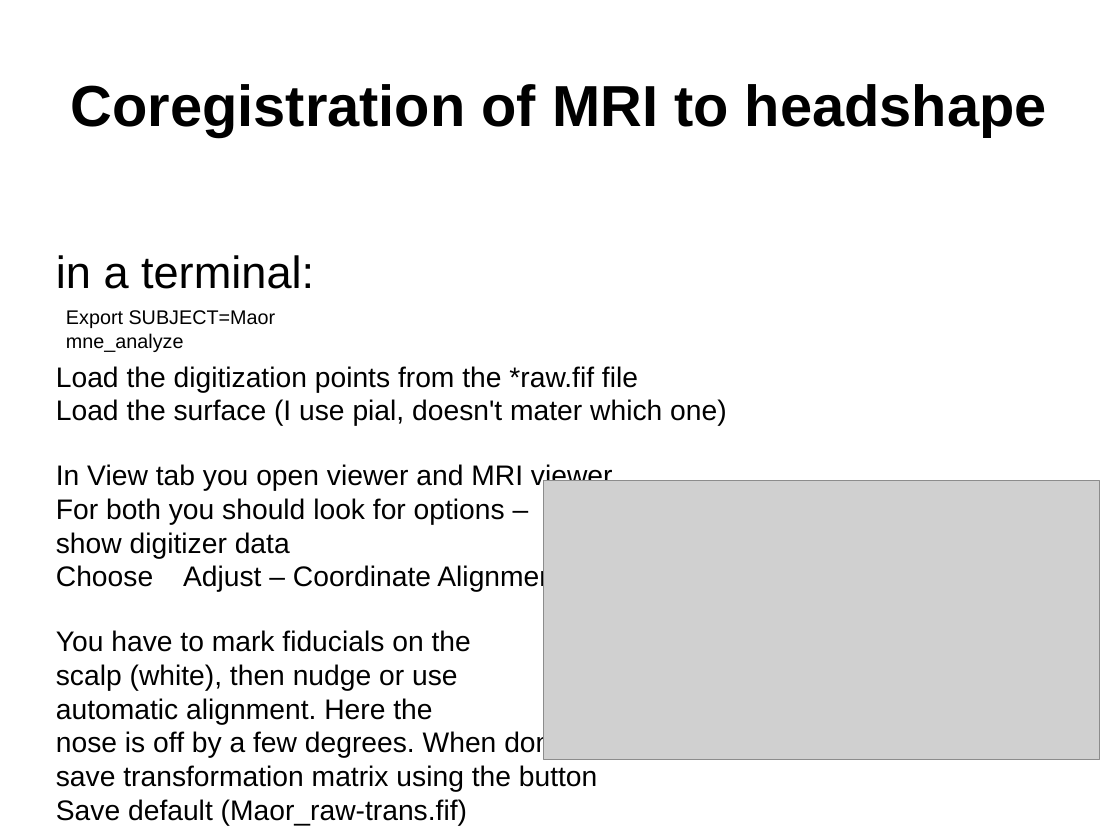
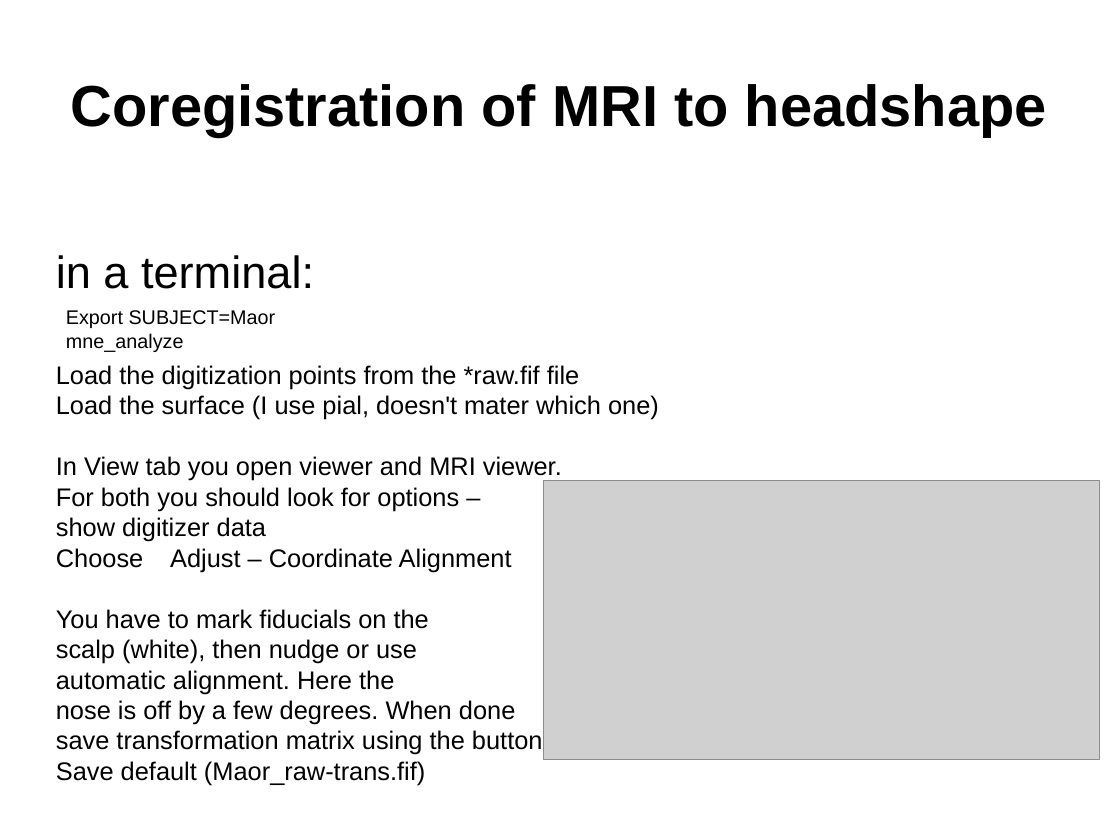
Before and after one commit to yuval-harpaz/MNE4D, a slide deck: slide 7 of docs/MNE_4D_data.pptx. Drawn at 1120x840 pixels with LibreOffice and Linux fonts; fonts in the diff are those of the drawing; grey boxes stand for pictures; background and template pictures are left out. Boxes give left, top, right and bottom in pixels: in the first picture for what was removed or moved away, otherwise in the second. Text is boxed around its words. In the diff, an @@ line names an element or a change of style, - is before the commit and + after.

```diff
--- a/docs/MNE_4D_data.pptx
+++ b/docs/MNE_4D_data.pptx
@@ text at bbox=[56, 365, 659, 785]: size 20 to 18 pt @@
```
Also in this commit, not shown: 2 other slides changed, 1 other file.
